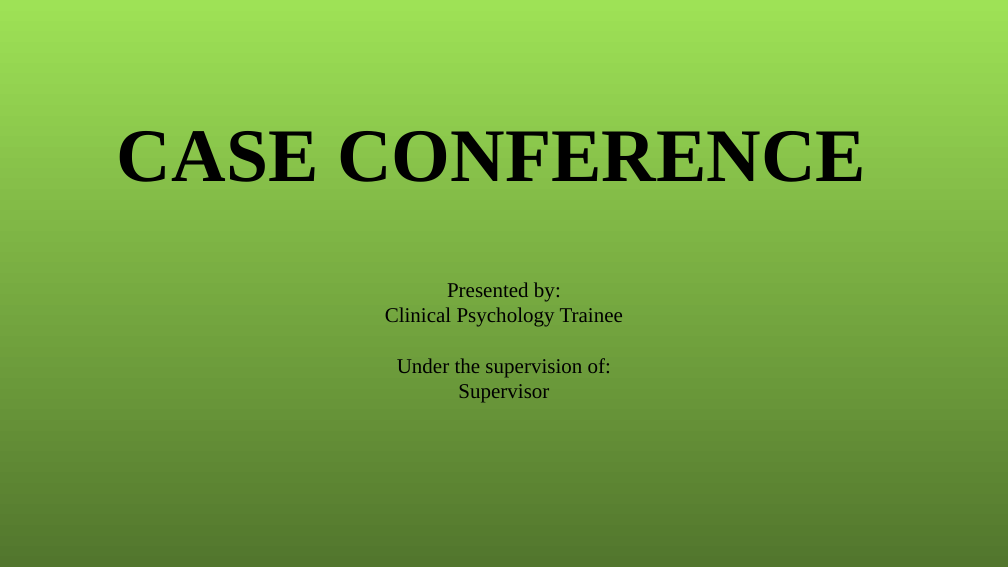
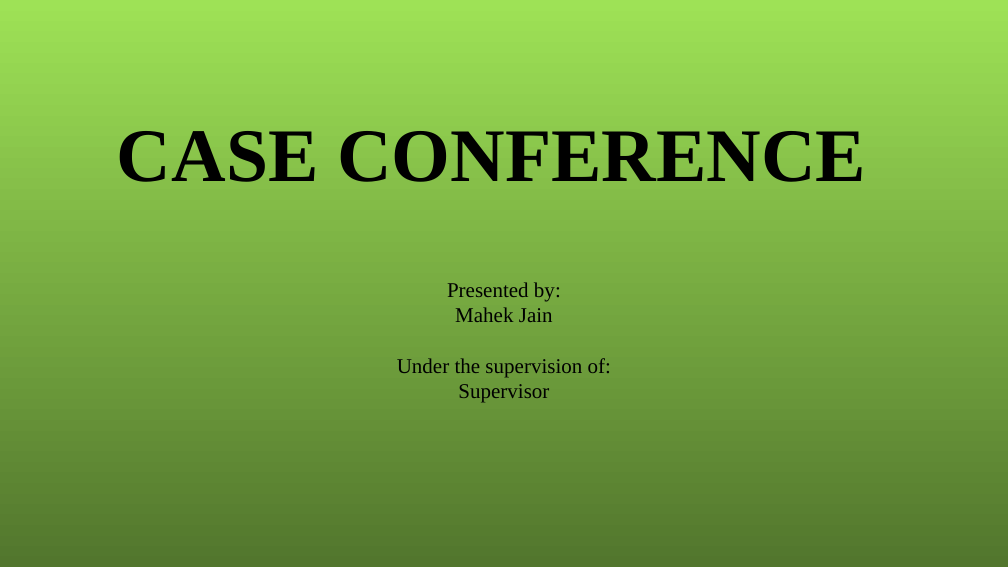
Before and after one commit to tejasdangodra786-byte/Dango-kiro, a slide deck: slide 1 of Sapna_Ahirwar_Case_Conference.pptx. Drawn at 1008x567 pixels with LibreOffice and Linux fonts; fonts in the diff are those of the drawing; background and template pictures are left out. Boxes give left, top, right and bottom in pixels: in the first picture for what was removed or moved away, otherwise in the second. Text is boxed around its words. In the diff, an @@ line names an element or a change of style, - is before the commit and + after.

Commit message:
Set trainee name to Mahek Jain on title slide

```diff
--- a/Sapna_Ahirwar_Case_Conference.pptx
+++ b/Sapna_Ahirwar_Case_Conference.pptx
@@ text at bbox=[455, 307, 553, 322]: text changed @@
-Clinical Psychology Trainee
+Mahek Jain
```
